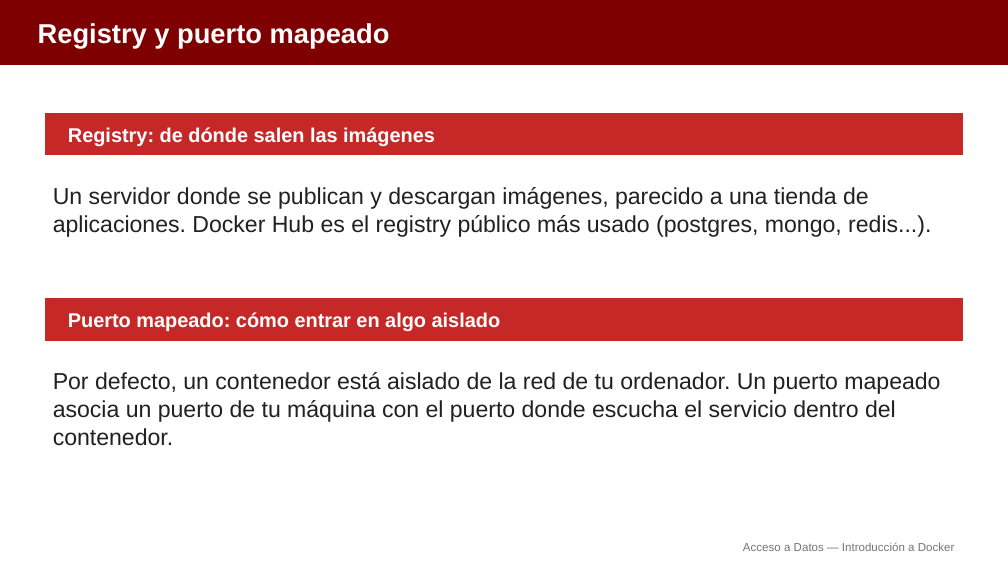
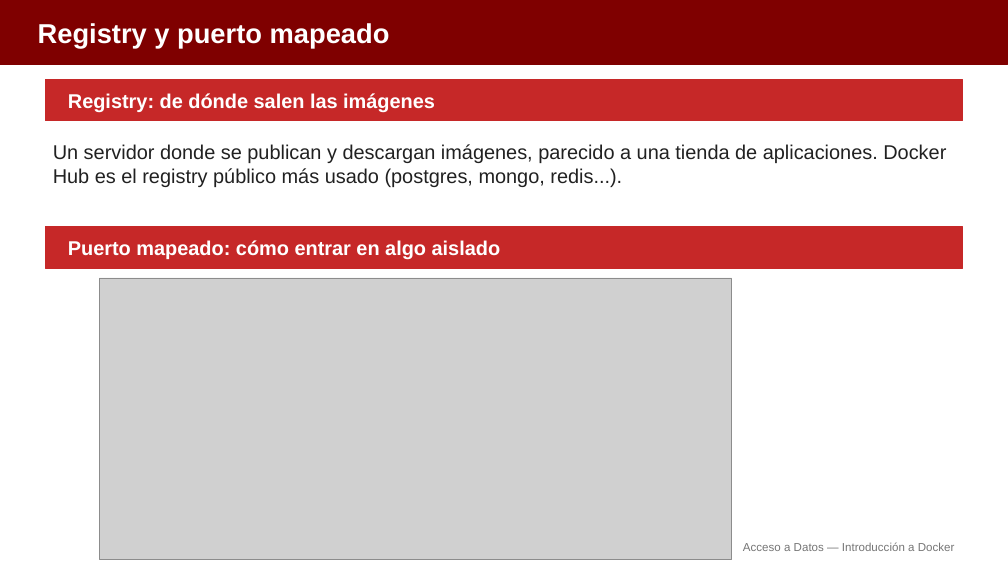
Before and after one commit to aitorventura/acceso-a-datos, a slide deck: slide 8 of docs/tema0/diapositivas/introduccion-docker.pptx (slide 11 before the commit). Drawn at 1008x567 pixels with LibreOffice and Linux fonts; fonts in the diff are those of the drawing; grey boxes stand for pictures. Boxes give left, top, right and bottom in pixels: in the first picture for what was removed or moved away, otherwise in the second. Text is boxed around its words. In the diff, an @@ line names an element or a change of style, - is before the commit and + after.

Commit message:
Añade infografías a Docker y Dev Containers (Tema 0)
Incorpora 12 infografías en los apartados de Introducción a Docker y
Dev Containers, y reorganiza las diapositivas correspondientes:
menos diapositivas, con más apoyo visual.

```diff
--- a/docs/tema0/diapositivas/introduccion-docker.pptx
+++ b/docs/tema0/diapositivas/introduccion-docker.pptx
@@ rectangle: place and size @@
-rectangle at [45,113,963,155]
+rectangle at [45,79,963,121]
@@ text "Registry: de dónde salen las ...": place and size @@
-text "Registry: de dónde salen las ..." at [68,127,435,146]
+text "Registry: de dónde salen las ..." at [68,93,435,112]
@@ text "Un servidor donde se publican ...": place and size @@
-text "Un servidor donde se publican ..." at [53,187,931,237]
+text "Un servidor donde se publican ..." at [53,144,946,187]
@@ text "Un servidor donde se publican ..." at [53,144,946,187]: size 22 to 19 pt @@
@@ rectangle: place and size @@
-rectangle at [45,299,963,340]
+rectangle at [45,227,963,268]
@@ text "Puerto mapeado: cómo entrar en ...": place and size @@
-text "Puerto mapeado: cómo entrar en ..." at [68,312,501,331]
+text "Puerto mapeado: cómo entrar en ..." at [68,240,501,260]
@@ picture added at [100,278,732,560] @@
@@ text removed at [53,372,940,446] @@
-Por defecto, un contenedor está aislado de la red de tu ordenador. Un puerto mapeado asocia un puerto de tu máquina con el puerto donde escucha el servicio dentro del contenedor.
```
Also in this commit, not shown: 11 other slides changed, 1 slide added, 6 slides removed, 17 other files.
